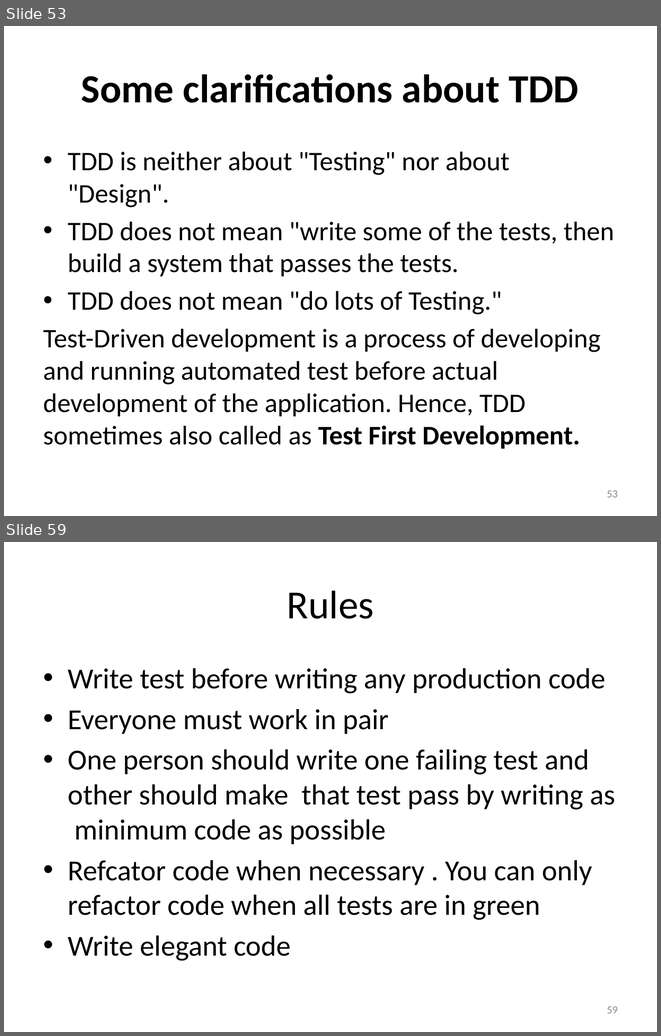
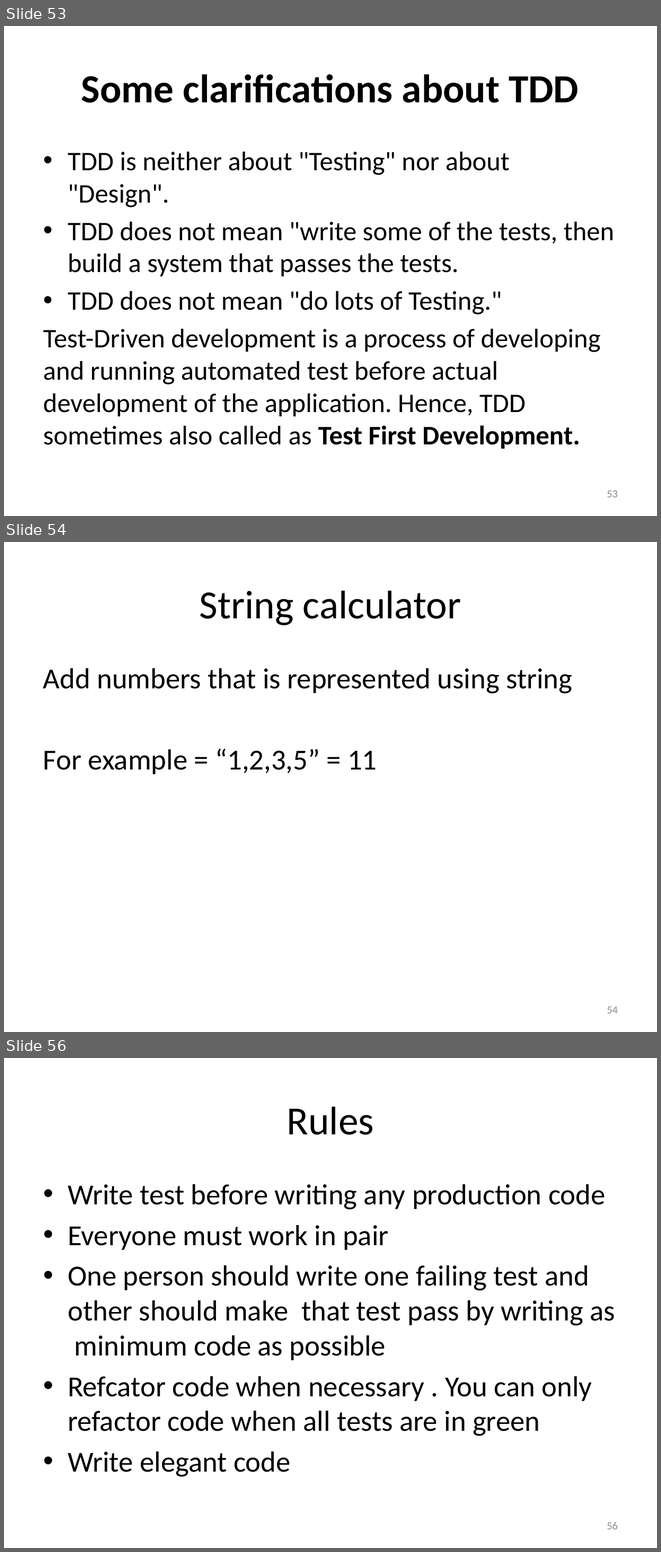
Before and after one commit to SunilPrasad/GithubRepo, a slide deck: TDDExamples/Persentation/Test Driven Development.pptx. Shown one above the other, each under a label of ours: slides 53 and 59 before the commit, slides 53, 54 and 56 after it; the slides between them are not shown. The pictures are 661x1036 and 661x1552 pixels, drawn with LibreOffice and Linux fonts; fonts in the diff are those of the drawing. Boxes give left, top, right and bottom in pixels: in the first picture for what was removed or moved away, otherwise in the second. Text is boxed around its words. In the diff, an @@ line names an element or a change of style, - is before the commit and + after.

```diff
--- a/TDDExamples/Persentation/Test Driven Development.pptx
+++ b/TDDExamples/Persentation/Test Driven Development.pptx
@@ slide 54 added at (x1=4, y1=542, x2=657, y2=1032), background #FFFFFF @@
@@ title added at (x1=200, y1=590, x2=461, y2=625), 44 pt, text #000000 @@
+String calculator
@@ text added at (x1=43, y1=668, x2=572, y2=774), 32 pt, text #000000 @@
+Add numbers that is represented using string
+For example = “1,2,3,5” = 11
@@ page number added at (x1=607, y1=1006, x2=618, y2=1013), 12 pt, text #8C8C8C @@
+54
@@ what was slide 59 is now slide 56 @@
@@ page number at (x1=607, y1=1522, x2=618, y2=1529): text changed @@
-59
+56
```
Also in this commit, not shown: 1 other slide added, 2 other files.
